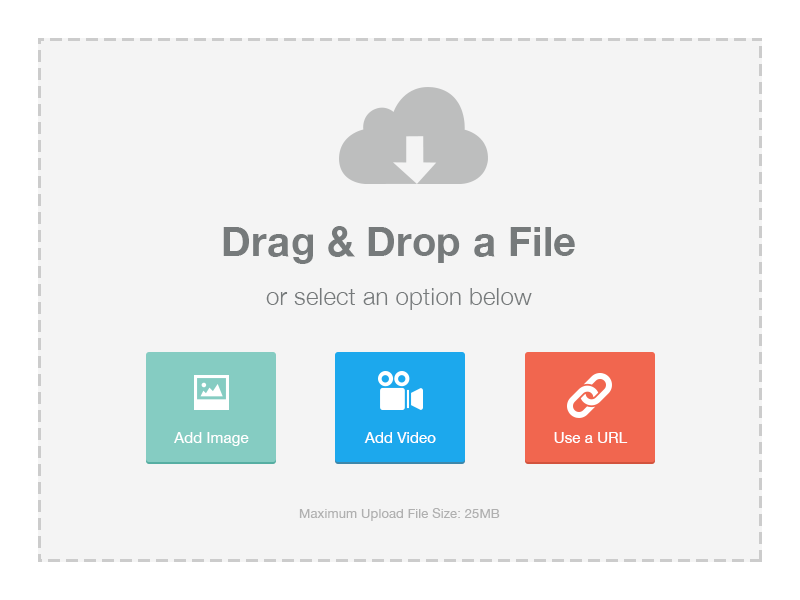
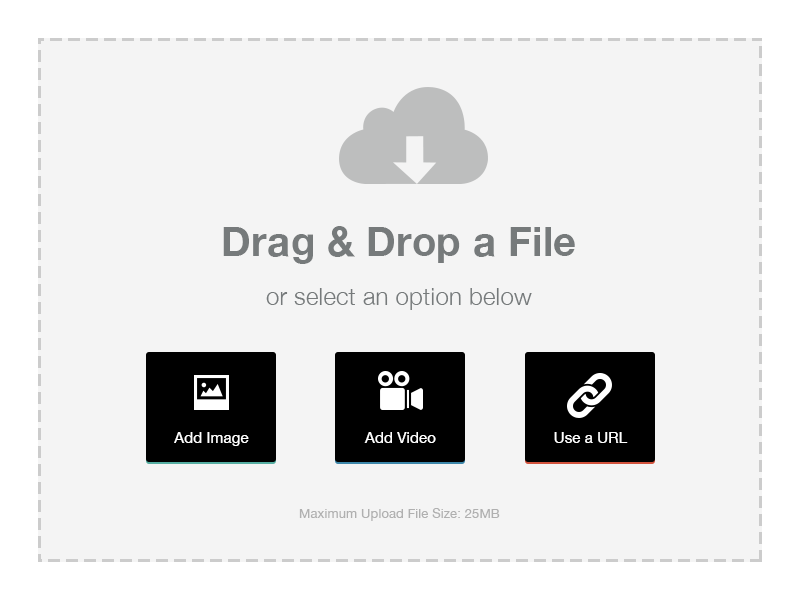
Comparing the layer stacks of the two 800×600 images. Changes:
painted on "button" (1st of 2, in "Drag and Drop File Upload" › "Buttons" › "url") over [525, 352, 655, 462]
painted on "Rounded Rectangle 2" over [335, 352, 465, 462]
painted on "button" (2nd of 2, in "Drag and Drop File Upload" › "Buttons" › "image") over [146, 352, 276, 462]
